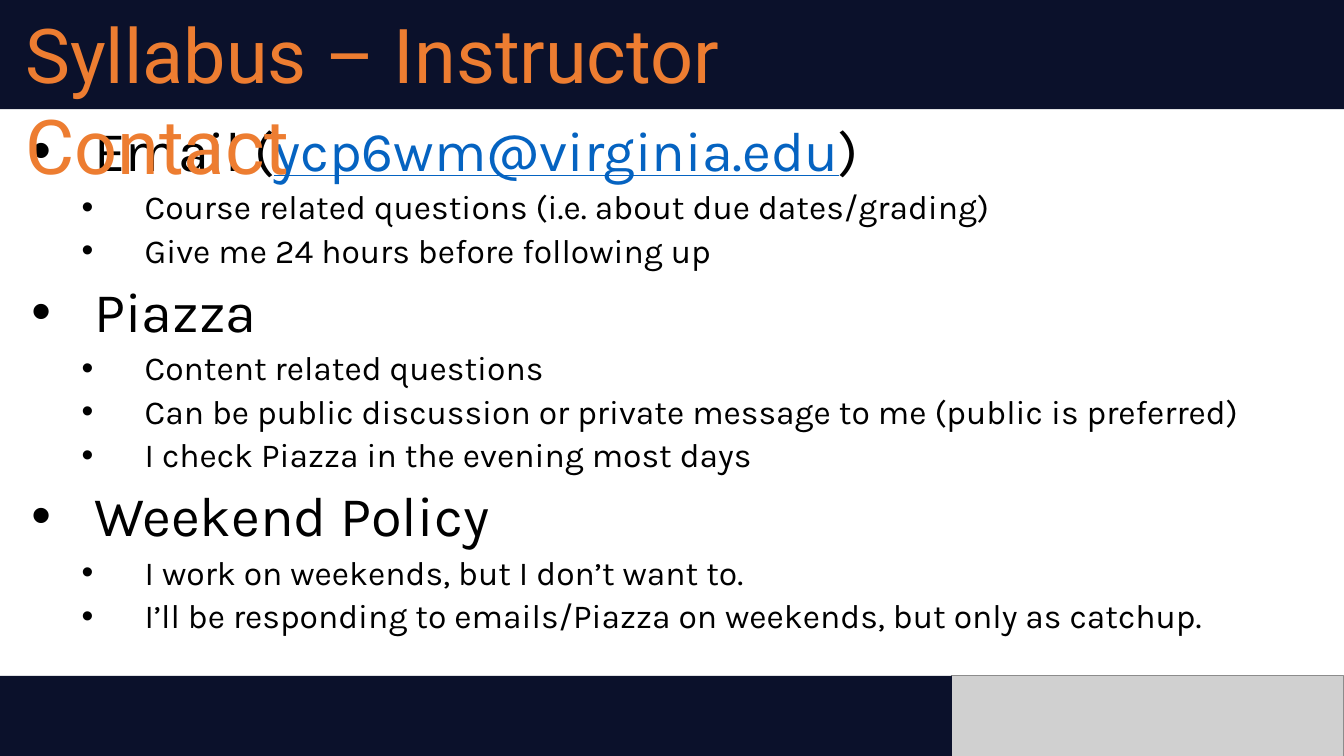
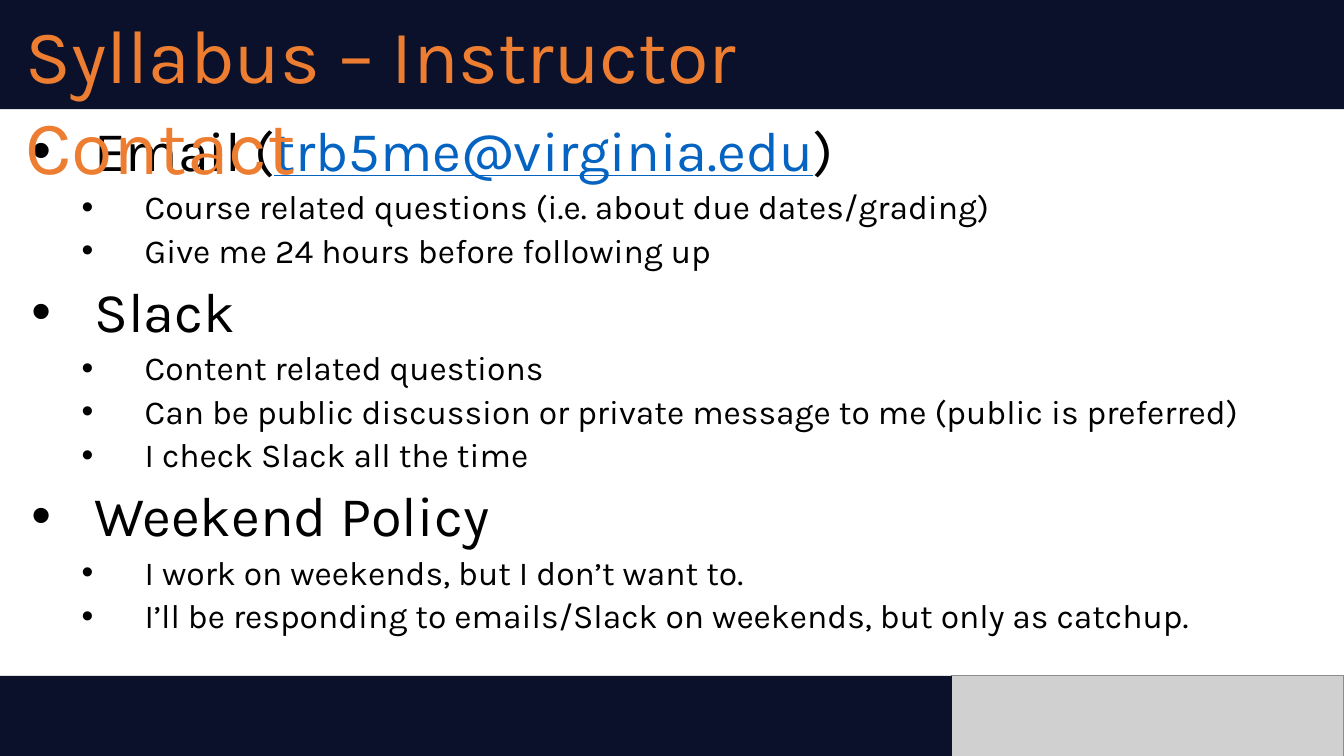
Before and after one commit to abogdan22/ds-6040, a slide deck: slide 5 of slides/module1.pptx. Drawn at 1344x756 pixels with LibreOffice and Linux fonts; fonts in the diff are those of the drawing; grey boxes stand for pictures. Boxes give left, top, right and bottom in pixels: in the first picture for what was removed or moved away, otherwise in the second. Text is boxed around its words. In the diff, an @@ line names an element or a change of style, - is before the commit and + after.

```diff
--- a/slides/module1.pptx
+++ b/slides/module1.pptx
@@ text "Syllabus – Instructor Contact" at [25, 31, 736, 177]: font Roboto to Karla @@
@@ text at [94, 128, 833, 185]: text changed @@
-• Email (ycp6wm@virginia.edu)
+• Email (trb5me@virginia.edu)
@@ text at [94, 293, 235, 333]: text changed @@
-• Piazza
+• Slack
@@ text at [145, 444, 528, 468]: text changed @@
-  • I check Piazza in the evening most days
+  • I check Slack all the time
@@ text at [145, 603, 1189, 637]: text changed @@
-  • I’ll be responding to emails/Piazza on weekends, but only as catchup.
+  • I’ll be responding to emails/Slack on weekends, but only as catchup.
```
Also in this commit, not shown: 21 other slides changed, 1 other file.
